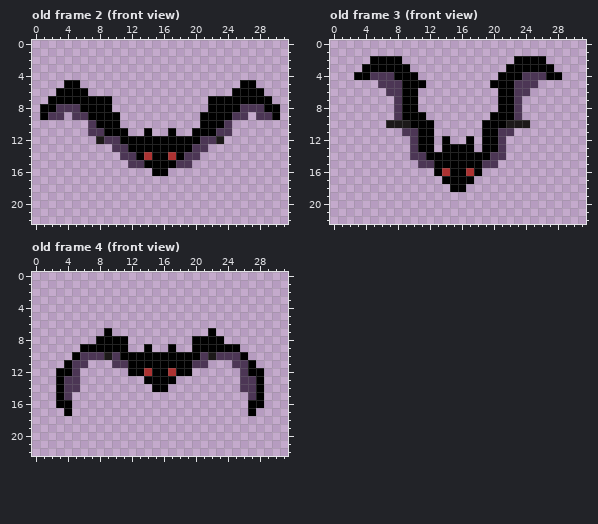
Two states of a pixel-art file, SoundsGuy/Arte/Entidades/Inimigos/Morcego/AseImporter/Morcego.ase. Above, as it was before the edit.
32x32 pixels, 11 frames. Shown: old frame 2 (front view): x 0..31, y 0..22; old frame 3 (front view): x 0..31, y 0..22; old frame 4 (front view): x 0..31, y 0..22. The commit also changed other frames, which this record leaves out.
The same view after the edit:
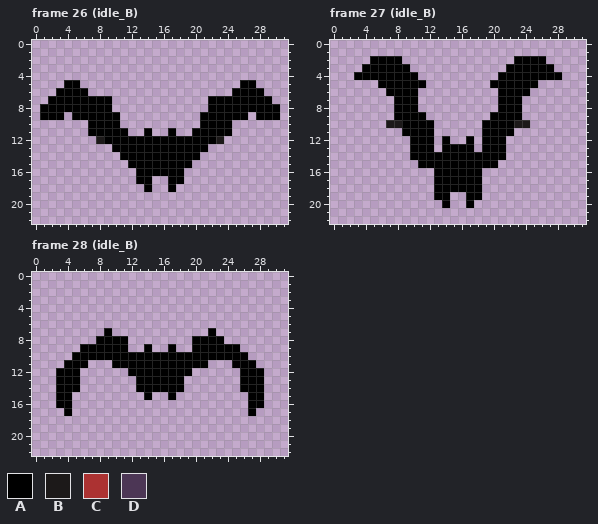
Palette (. is transparent): A #000000  B #1c1919  C #ac3232  D #4c3655
A new or re-ordered frame is compared with the old frame closest to it.
The edit:
frames 11 -> 48
layer "idle_B" added
layer "front view" removed
Frame 26 (idle_B) is new; against old frame 2 (front view), layer "idle_B":
The author put colour A in rows 16 to 17 at x 13 to 14 and 17 to 18; in row 18 at x 14 and 17.
Colour C becomes colour A in row 14 at x 14 and 17.
Colour D becomes colour A in row 8 at x 3 to 5 and 26 to 28; in row 9 at x 2 to 3, 5 to 6, 25 to 26 and 28 to 29; in row 10 at x 7 and 24; in row 11 at x 7 to 8 and 23 to 24; in row 12 at x 9 to 10 and 21 to 22; in row 13 at x 10 to 11 and 20 to 21.
Colour D becomes colour A in row 14 at x 11 to 12 and 19 to 20; in row 15 at x 12 to 13 and 18 to 19.
Frame 27 (idle_B) is new; against old frame 3 (front view), layer "idle_B":
The author put colour A in row 17 at x 13 and 18; in rows 18 to 19 at x 13 to 14 and 17 to 18; in row 20 at x 14 and 17.
Colour B becomes colour A in row 10 at x 9 and 22.
Colour C becomes colour A in row 16 at x 14 and 17.
Colour D becomes colour A in row 4 at x 5 to 7 and 24 to 26; in row 5 at x 6 to 8 and 23 to 25; in row 6 at x 7 to 8 and 23 to 24; in rows 7 to 9 at x 8 and 23; in row 11 at x 9 to 10 and 21 to 22; in rows 12 to 13 at x 10 and 21.
Colour D becomes colour A in row 14 at x 10 to 11 and 20 to 21; in row 15 at x 11 to 12 and 19 to 20.
Frame 28 (idle_B) is new; against old frame 4 (front view), layer "idle_B":
The author put colour A in row 13 at x 13 and 18; in row 14 at x 13 to 14 and 17 to 18; in row 15 at x 14 and 17.
Colour B becomes colour A in row 10 at x 9 and 22.
Colour C becomes colour A in row 12 at x 14 and 17.
Colour D becomes colour A in row 10 at x 6 to 8, 10, 21 and 23 to 25; in row 11 at x 5 to 6, 10 to 11, 20 to 21 and 25 to 26; in row 12 at x 5 and 26; in rows 13 to 14 at x 4 to 5 and 26 to 27; in row 15 at x 4 and 27.
Changed places in both pictures, as pixel boxes (x1, y1, x2, y2):
changed: (48, 104, 272, 192)
changed: (370, 72, 546, 208)
changed: (64, 352, 256, 400)
